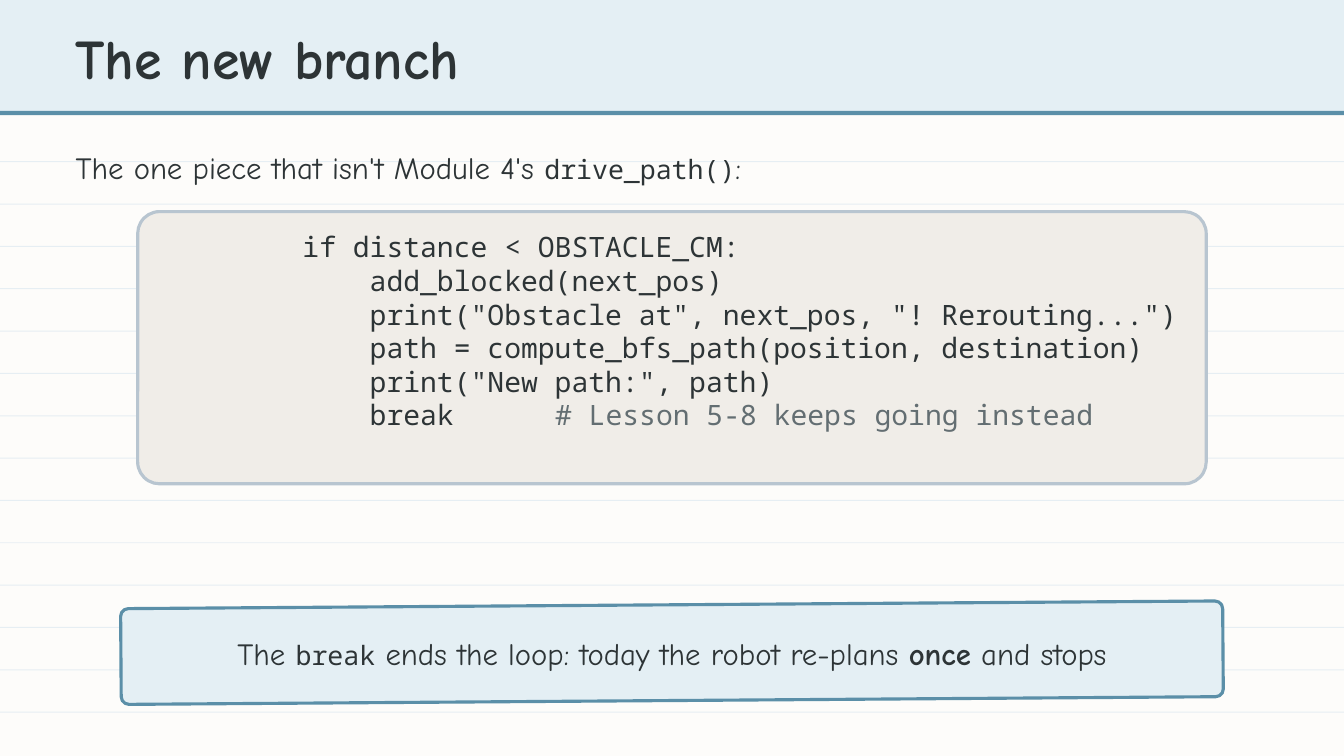
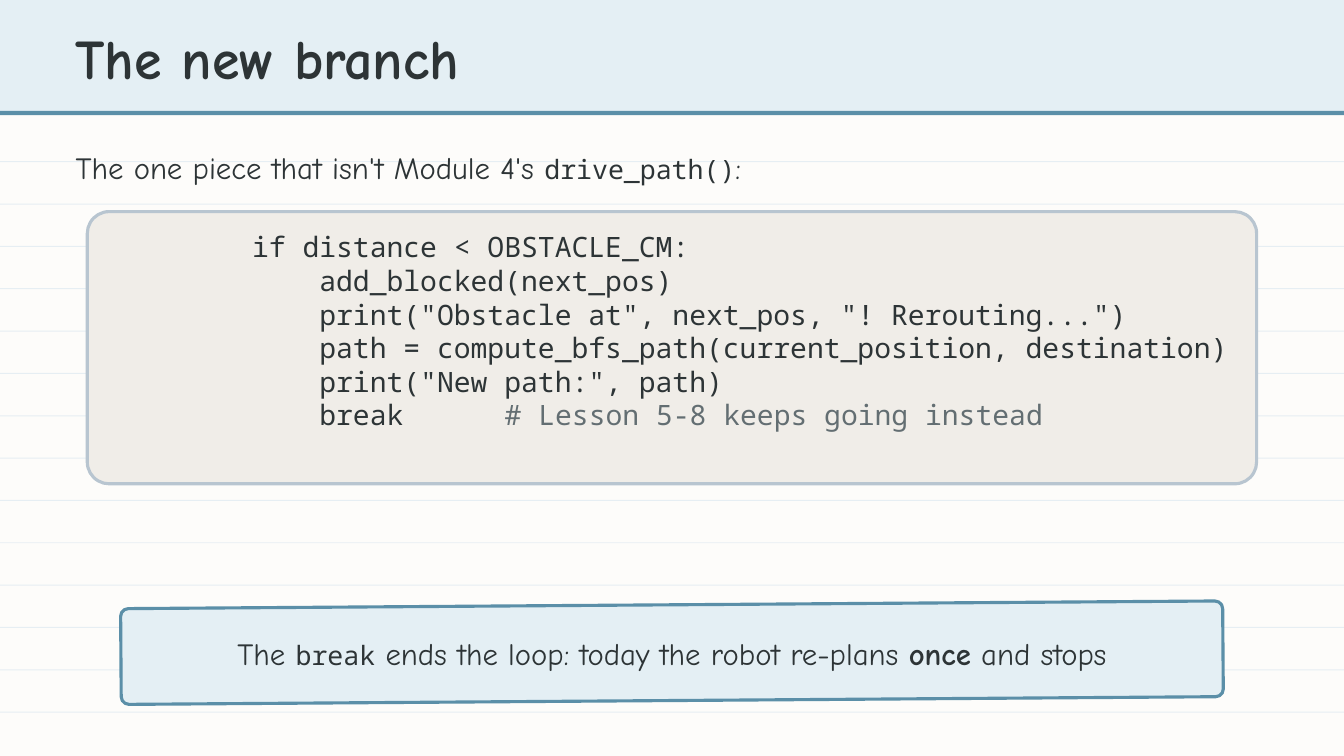
Before and after one commit to bradamiller/LearningPython, a slide deck: slide 16 of static/slides/module-05-pathfinding/module-5-lesson-07-obstacle-detection.pptx. Drawn at 1344x756 pixels with LibreOffice and Linux fonts; fonts in the diff are those of the drawing. Boxes give left, top, right and bottom in pixels: in the first picture for what was removed or moved away, otherwise in the second. Text is boxed around its words. In the diff, an @@ line names an element or a change of style, - is before the commit and + after.

```diff
--- a/static/slides/module-05-pathfinding/module-5-lesson-07-obstacle-detection.pptx
+++ b/static/slides/module-05-pathfinding/module-5-lesson-07-obstacle-detection.pptx
@@ rounded rectangle resized from (x1=138, y1=212, x2=1207, y2=484) to (x1=88, y1=212, x2=1257, y2=484) @@
@@ text "if distance < OBSTACLE_CM:" moved from (x1=302, y1=235, x2=1176, y2=432) to (x1=252, y1=235, x2=1228, y2=432) @@
@@ text at (x1=319, y1=336, x2=1228, y2=365): text changed @@
-path = compute_bfs_path(position, destination)
+path = compute_bfs_path(current_position, destination)
```
Also in this commit, not shown: 9 other slides changed, 11 other files.
